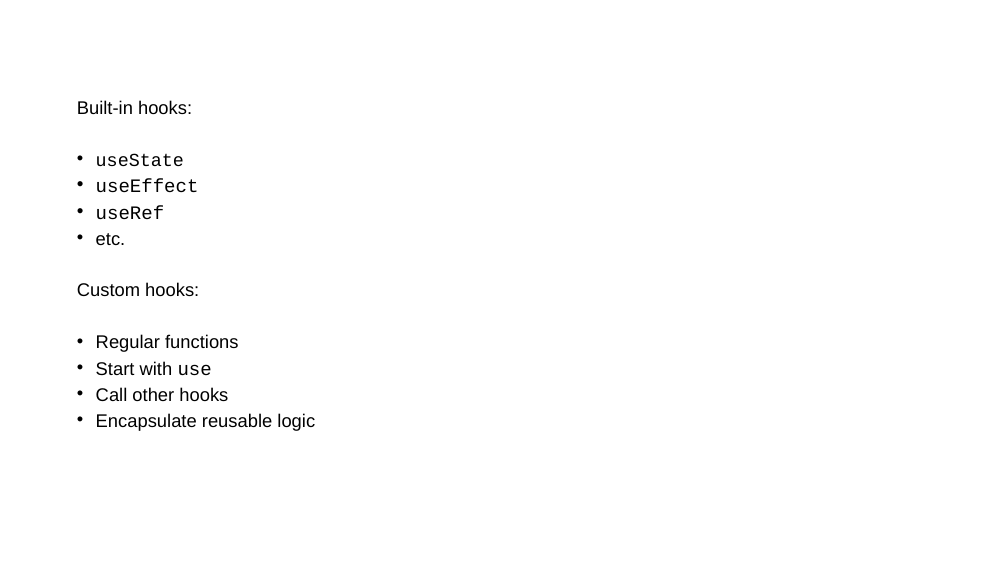
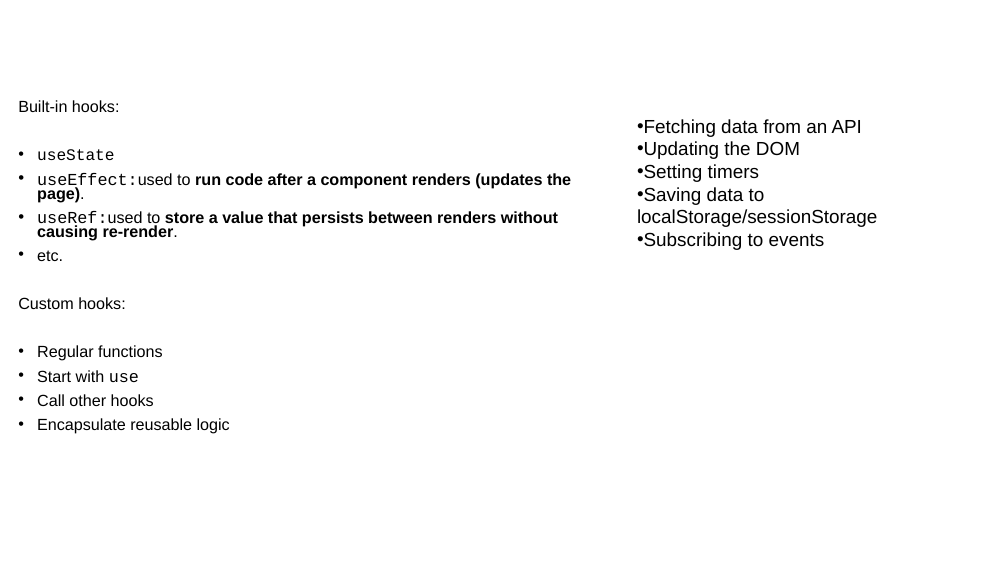
Before and after one commit to NAIT-SDEV2150/SDEV-2150-Jan-2026-Baljeet, a slide deck: slide 15 of PPT/Day-15-Slide-Deck.pptx. Drawn at 1008x567 pixels with LibreOffice and Linux fonts; fonts in the diff are those of the drawing; background and template pictures are left out. Boxes give left, top, right and bottom in pixels: in the first picture for what was removed or moved away, otherwise in the second. Text is boxed around its words. In the diff, an @@ line names an element or a change of style, - is before the commit and + after.

Commit message:
lesson 16 added useEffect with fetch API

```diff
--- a/PPT/Day-15-Slide-Deck.pptx
+++ b/PPT/Day-15-Slide-Deck.pptx
@@ text "Built-in hooks:": place and size @@
-text "Built-in hooks:" at [77, 100, 315, 430]
+text "Built-in hooks:" at [18, 100, 571, 434]
@@ text at [18, 100, 230, 434]: size 17.5 to 15.4 pt in "Built-in hooks:", "useState", "etc.", "Custom hooks:" and 4 more places; size 18.1 to 16 pt in "use" @@
@@ text added at [637, 119, 877, 250], 18 pt, text #000000 @@
+• Fetching data from an API
+• Updating the DOM
+• Setting timers
+• Saving data to localStorage/sessionStorage
+• Subscribing to events
@@ text at [37, 173, 571, 241]: text changed; size 18.1 to 15.4 pt; font Courier New to Arial; bold on @@
-• useEffect
-• useRef
+• useEffect:used to run code after a component renders (updates the page).
+• useRef:used to store a value that persists between renders without causing re-render.
```
Also in this commit, not shown: 1 other slide changed, 1 slide added, 1 other file.
